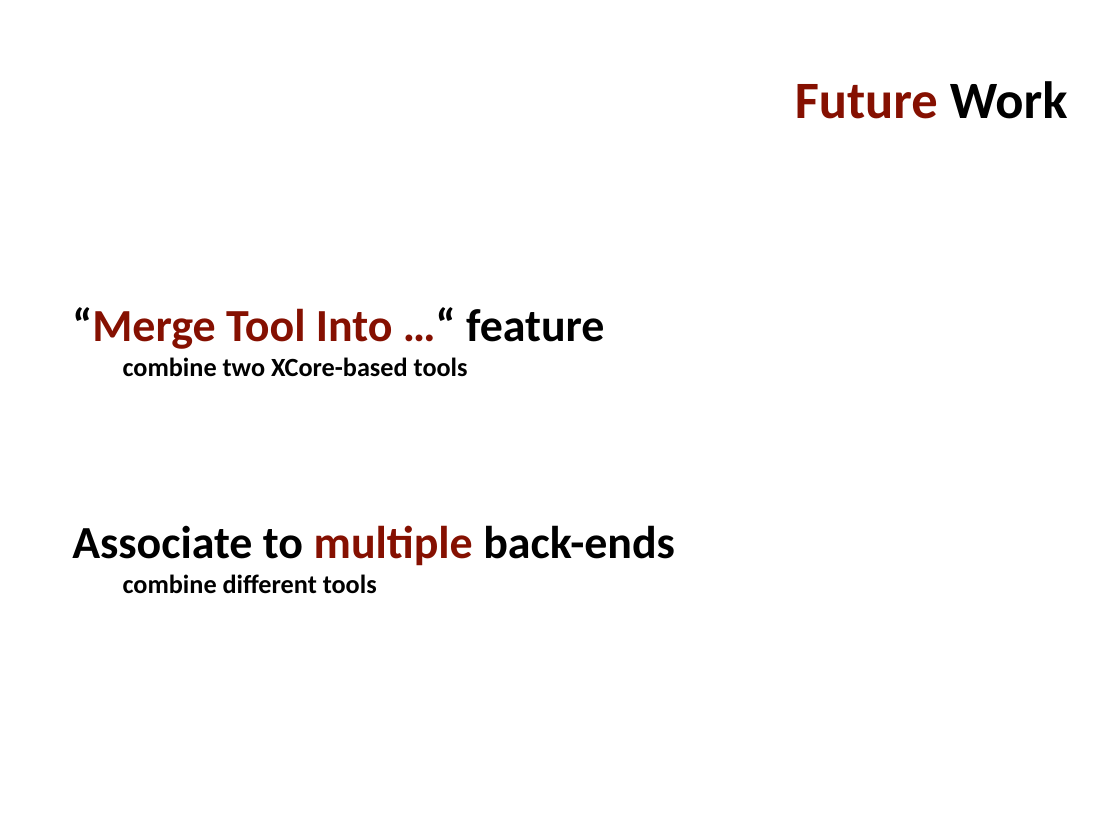
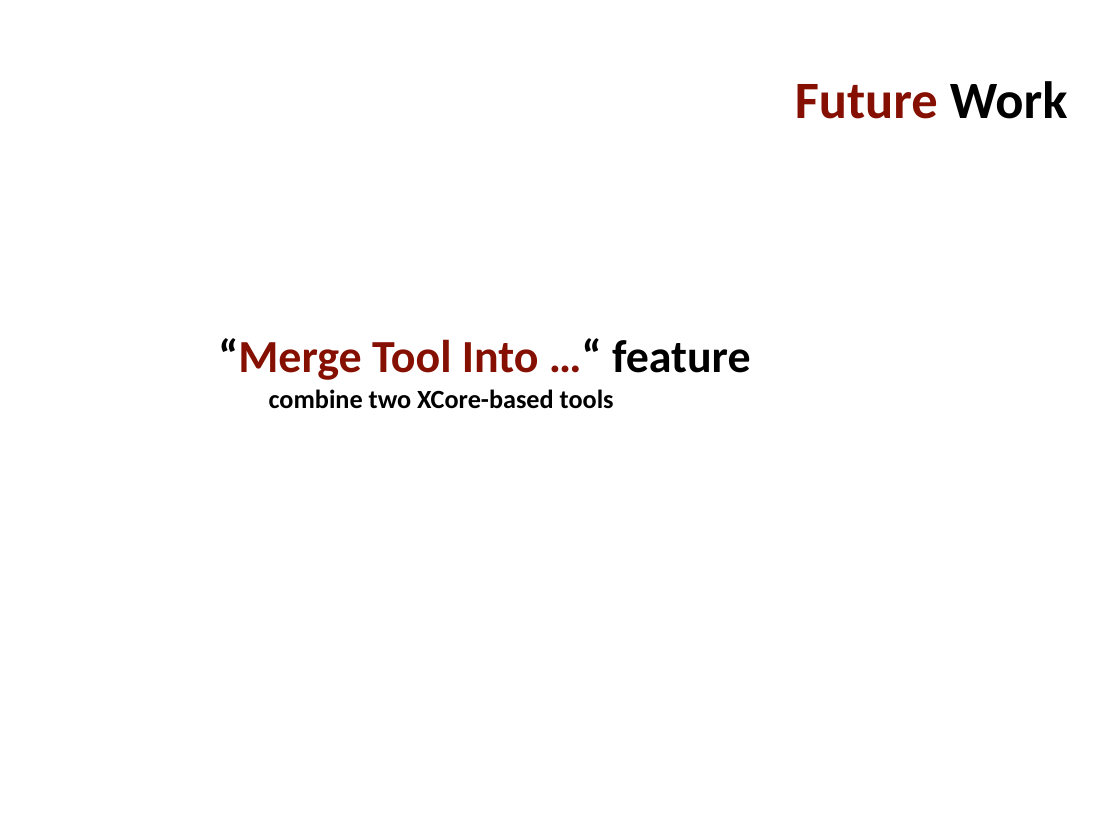
Before and after one commit to SAlexandru/XCore, a slide deck: slide 9 of Docs/Thesis/Dissertation/MasterThesisKeyNote2017.pptx. Drawn at 1120x840 pixels with LibreOffice and Linux fonts; fonts in the diff are those of the drawing; background and template pictures are left out. Boxes give left, top, right and bottom in pixels: in the first picture for what was removed or moved away, otherwise in the second. Text is boxed around its words. In the diff, an @@ line names an element or a change of style, - is before the commit and + after.

```diff
--- a/Docs/Thesis/Dissertation/MasterThesisKeyNote2017.pptx
+++ b/Docs/Thesis/Dissertation/MasterThesisKeyNote2017.pptx
@@ text "“Merge Tool Into …“ feature": place and size @@
-text "“Merge Tool Into …“ feature" at bbox=[72, 307, 605, 377]
+text "“Merge Tool Into …“ feature" at bbox=[218, 338, 751, 409]
@@ text removed at bbox=[72, 525, 675, 594] @@
-Associate to multiple back-ends
-combine different tools
```
Also in this commit, not shown: 1 other slide changed, 2 other files.
